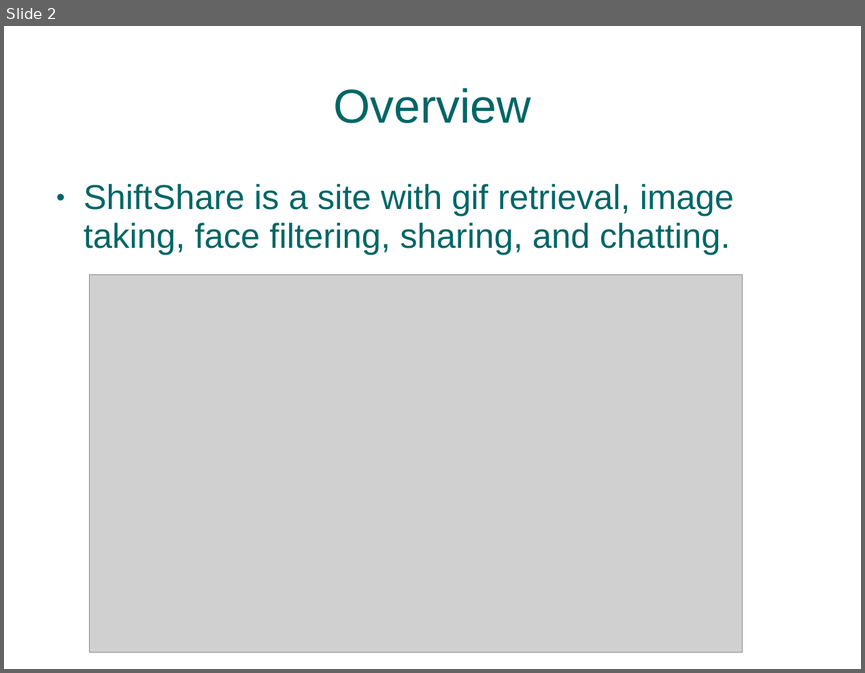
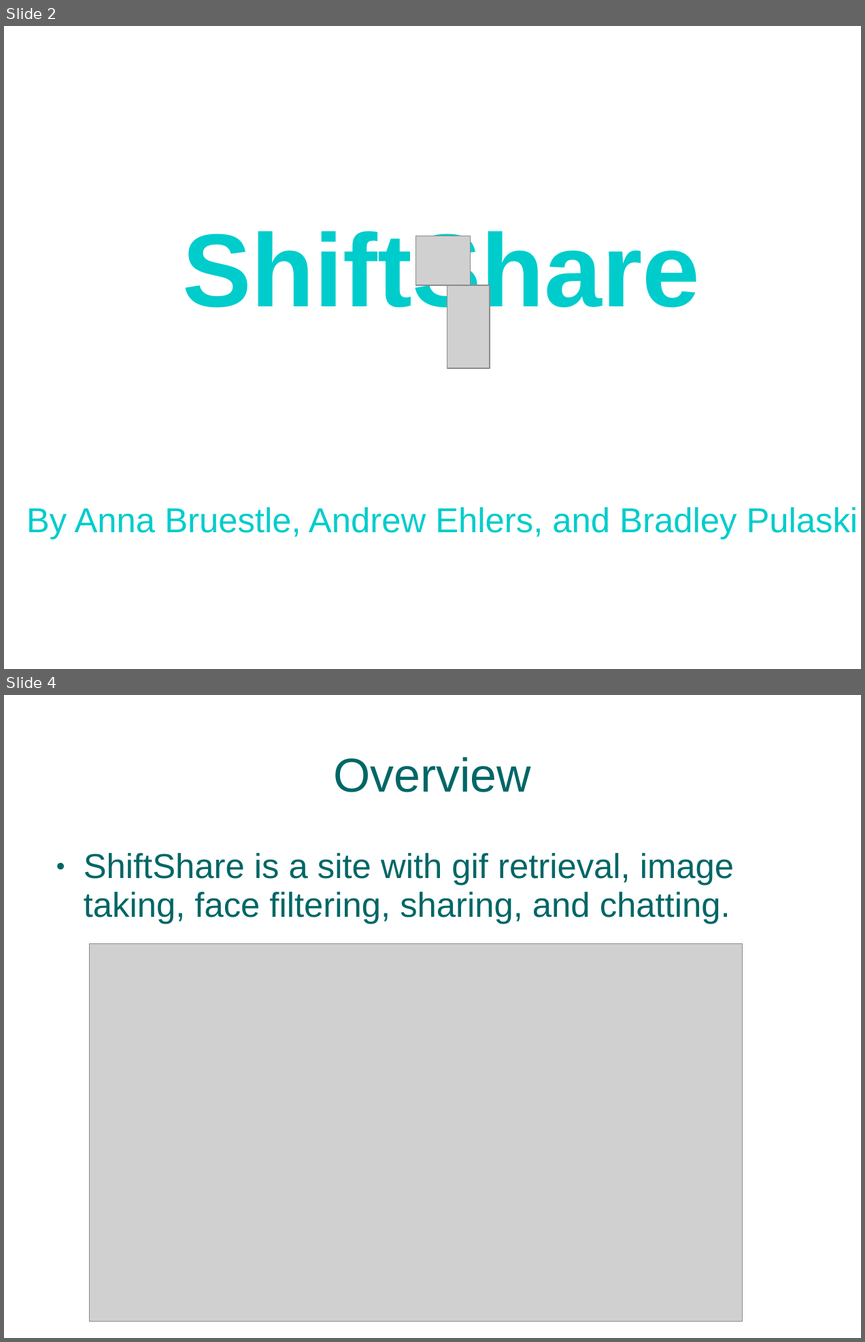
Before and after one commit to abruestle/ShiftShare, a slide deck: presentation/ShiftSharePresentation.ppt. Shown one above the other, each under a label of ours: slide 2 before the commit, slides 2 and 4 after it; the slides between them are not shown. The pictures are 865x673 and 865x1342 pixels, drawn with LibreOffice and Linux fonts; fonts in the diff are those of the drawing; grey boxes stand for pictures; background and template pictures are left out. Boxes give left, top, right and bottom in pixels: in the first picture for what was removed or moved away, otherwise in the second. Text is boxed around its words. In the diff, an @@ line names an element or a change of style, - is before the commit and + after.

```diff
--- a/presentation/ShiftSharePresentation.ppt
+++ b/presentation/ShiftSharePresentation.ppt
@@ slide 2 added at [4, 26, 861, 669], background picture (left out) @@
@@ text added at [182, 231, 700, 325], 96 pt, text #00CCCC, bold @@
+ShiftShare
@@ picture added at [416, 236, 470, 285] @@
@@ picture added at [447, 285, 490, 368] @@
@@ text added at [26, 507, 858, 539], 32 pt, text #00CCCC @@
+By Anna Bruestle, Andrew Ehlers, and Bradley Pulaski
@@ what was slide 2 is now slide 4 @@
```
Also in this commit, not shown: 3 slides changed, 1 other slide added, 3 other files.
